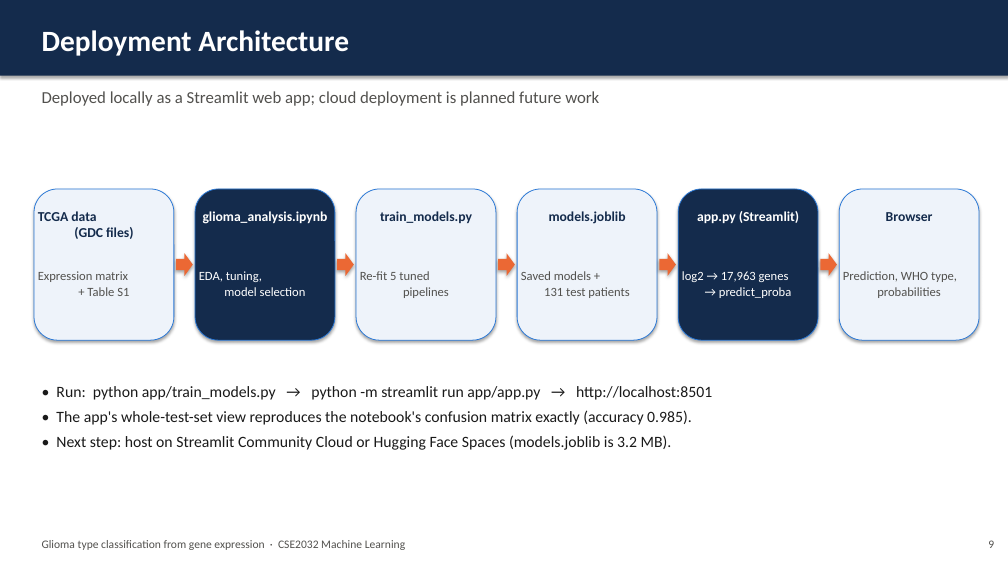
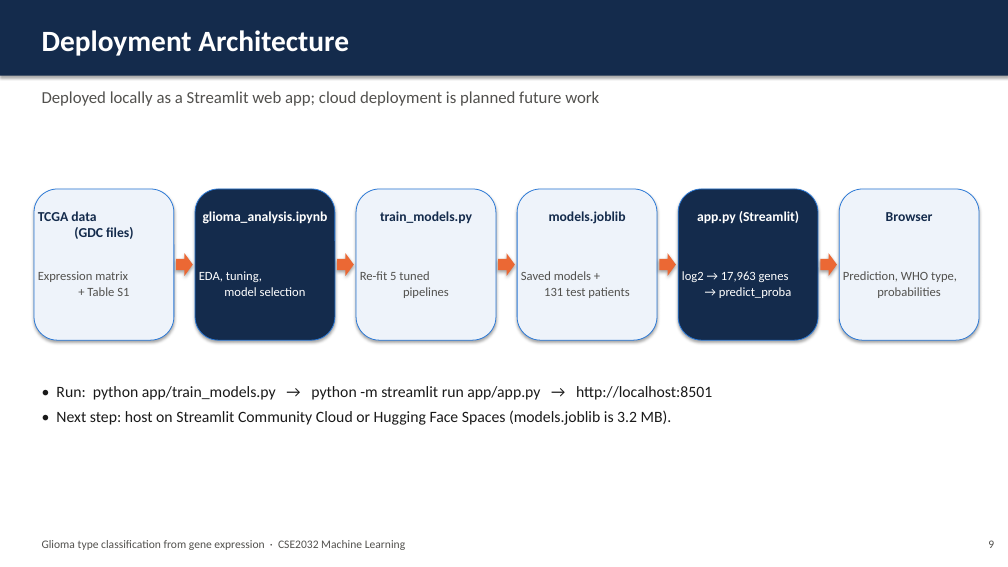
Before and after one commit to isitraghav/glioma-classification-ml, a slide deck: slide 10 of report/Final_Presentation.pptx. Drawn at 1008x567 pixels with LibreOffice and Linux fonts; fonts in the diff are those of the drawing. Boxes give left, top, right and bottom in pixels: in the first picture for what was removed or moved away, otherwise in the second. Text is boxed around its words. In the diff, an @@ line names an element or a change of style, - is before the commit and + after.

```diff
--- a/report/Final_Presentation.pptx
+++ b/report/Final_Presentation.pptx
@@ text at (x1=56, y1=410, x2=692, y2=425): paragraph removed @@
-• The app's whole-test-set view reproduces the notebook's confusion matrix exactly (accuracy 0.985).
```
Also in this commit, not shown: 2 other slides changed, 12 other files.
